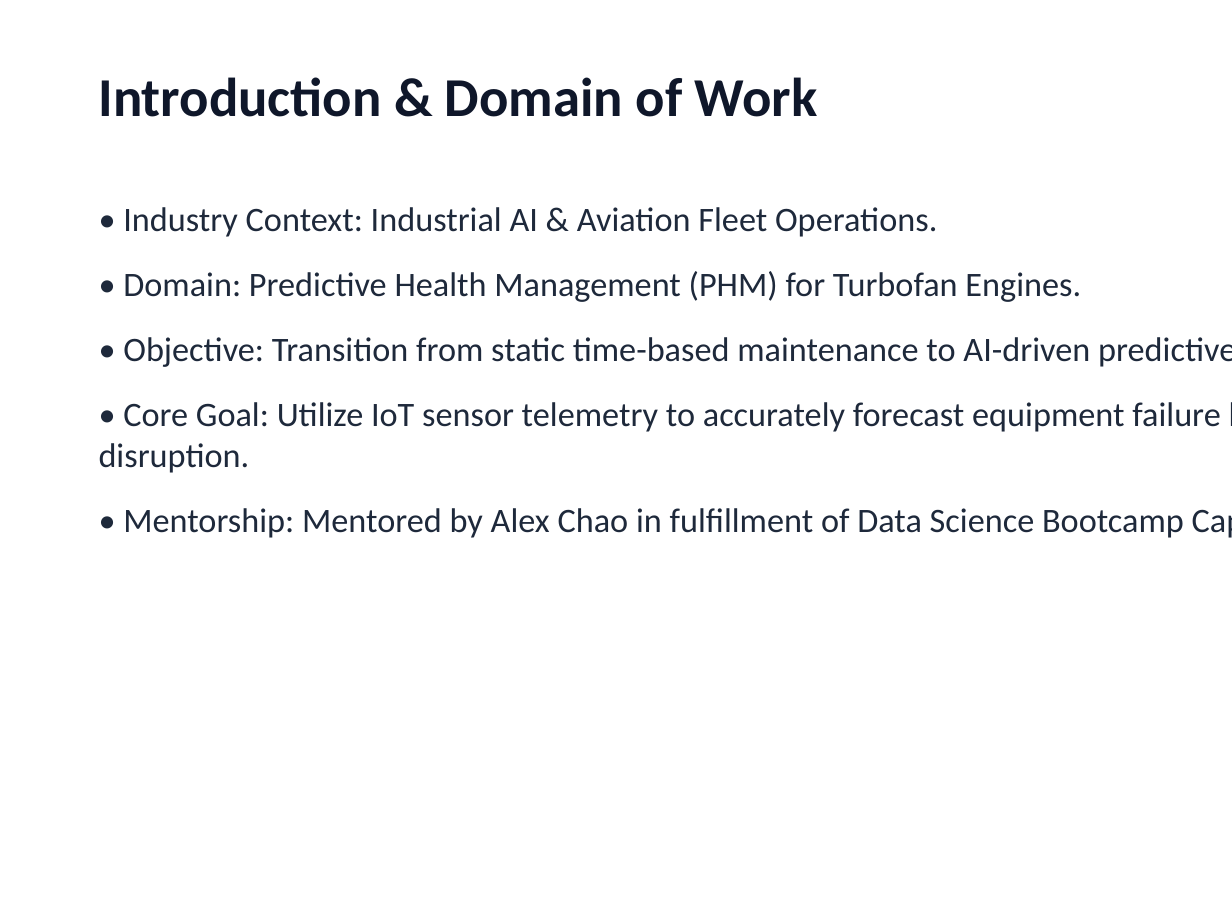
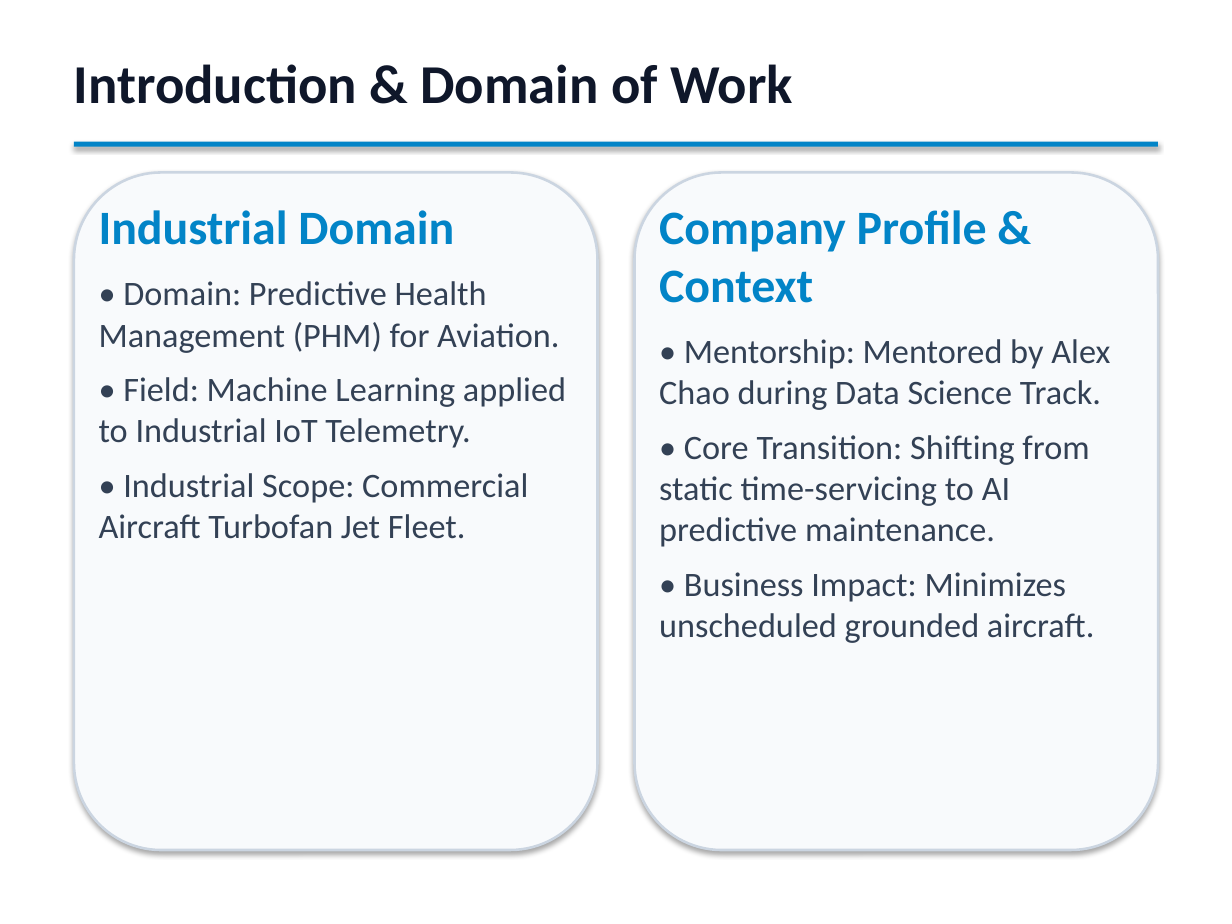
Before and after one commit to PiyushTiwari2051/Predictive-Master, a slide deck: slide 3 of Predictive_Maintenance_Internship_Presentation.pptx. Drawn at 1232x924 pixels with LibreOffice and Linux fonts; fonts in the diff are those of the drawing. Boxes give left, top, right and bottom in pixels: in the first picture for what was removed or moved away, otherwise in the second. Text is boxed around its words. In the diff, an @@ line names an element or a change of style, - is before the commit and + after.

```diff
--- a/Predictive_Maintenance_Internship_Presentation.pptx
+++ b/Predictive_Maintenance_Internship_Presentation.pptx
@@ text "Introduction & Domain of Work": place and size @@
-text "Introduction & Domain of Work" at box(99, 77, 818, 117)
+text "Introduction & Domain of Work" at box(74, 64, 793, 104)
@@ rectangle added at box(74, 142, 1158, 147), fill #0284C7 @@
@@ rounded rectangle added at box(74, 172, 598, 850), fill #F8FAFC, outline #CBD5E1 1.5 pt @@
@@ rounded rectangle added at box(634, 172, 1158, 850), fill #F8FAFC, outline #CBD5E1 1.5 pt @@
@@ text removed at box(99, 207, 1232, 538) @@
-• Industry Context: Industrial AI & Aviation Fleet Operations.
-• Domain: Predictive Health Management (PHM) for Turbofan Engines.
-• Objective: Transition from static time-based maintenance to AI-driven predictive maintenance.
-• Core Goal: Utilize IoT sensor telemetry to accurately forecast equipment failure before operational disruption.
-• Mentorship: Mentored by Alex Chao in fulfillment of Data Science Bootcamp Capstone.
@@ text added at box(99, 210, 566, 539), 20 pt, text #334155 @@
+Industrial Domain
+• Domain: Predictive Health Management (PHM) for Aviation.
+• Field: Machine Learning applied to Industrial IoT Telemetry.
+• Industrial Scope: Commercial Aircraft Turbofan Jet Fleet.
@@ text added at box(659, 210, 1110, 643), 20 pt, text #334155 @@
+Company Profile & Context
+• Mentorship: Mentored by Alex Chao during Data Science Track.
+• Core Transition: Shifting from static time-servicing to AI predictive maintenance.
+• Business Impact: Minimizes unscheduled grounded aircraft.
```
Also in this commit, not shown: 13 other slides changed, 2 slides added, 2 slides removed, 1 other file.
